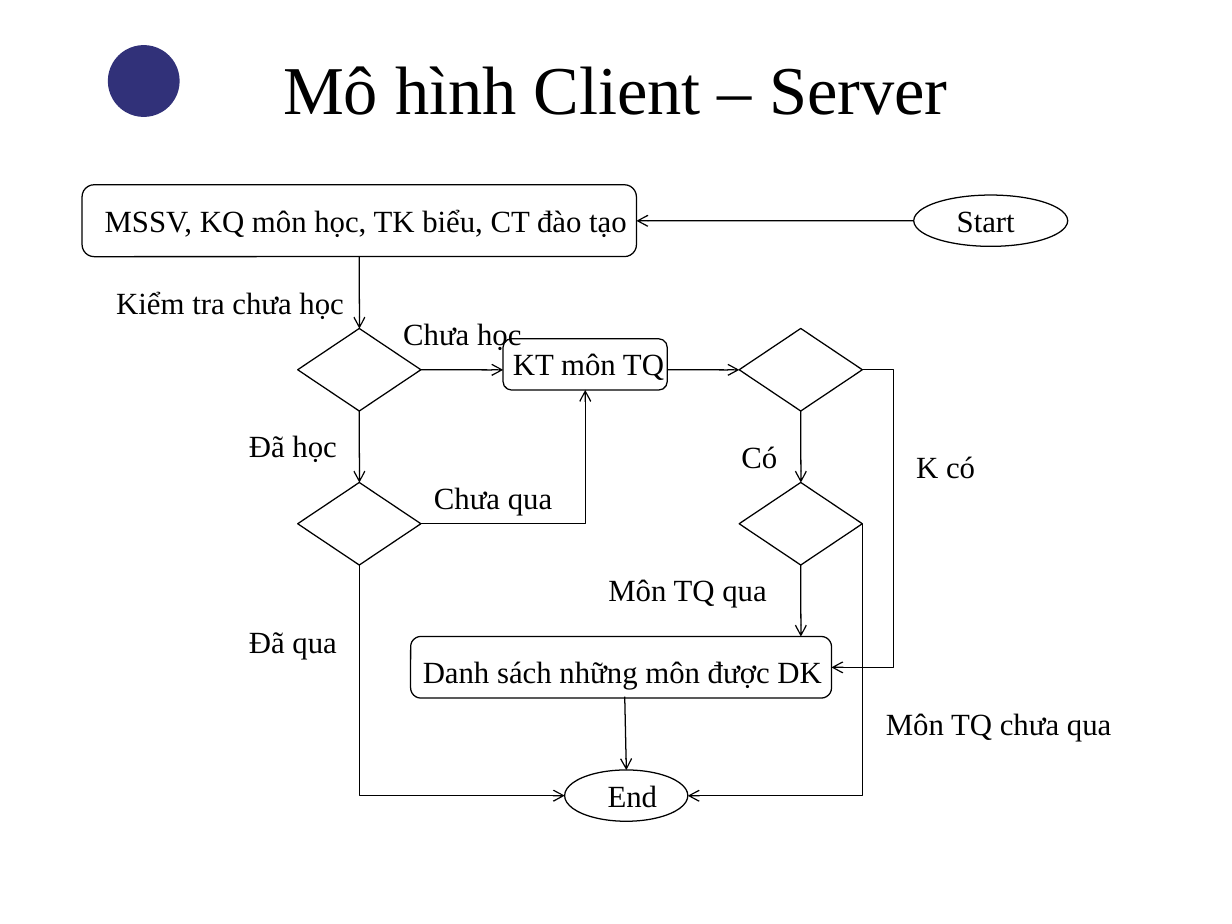
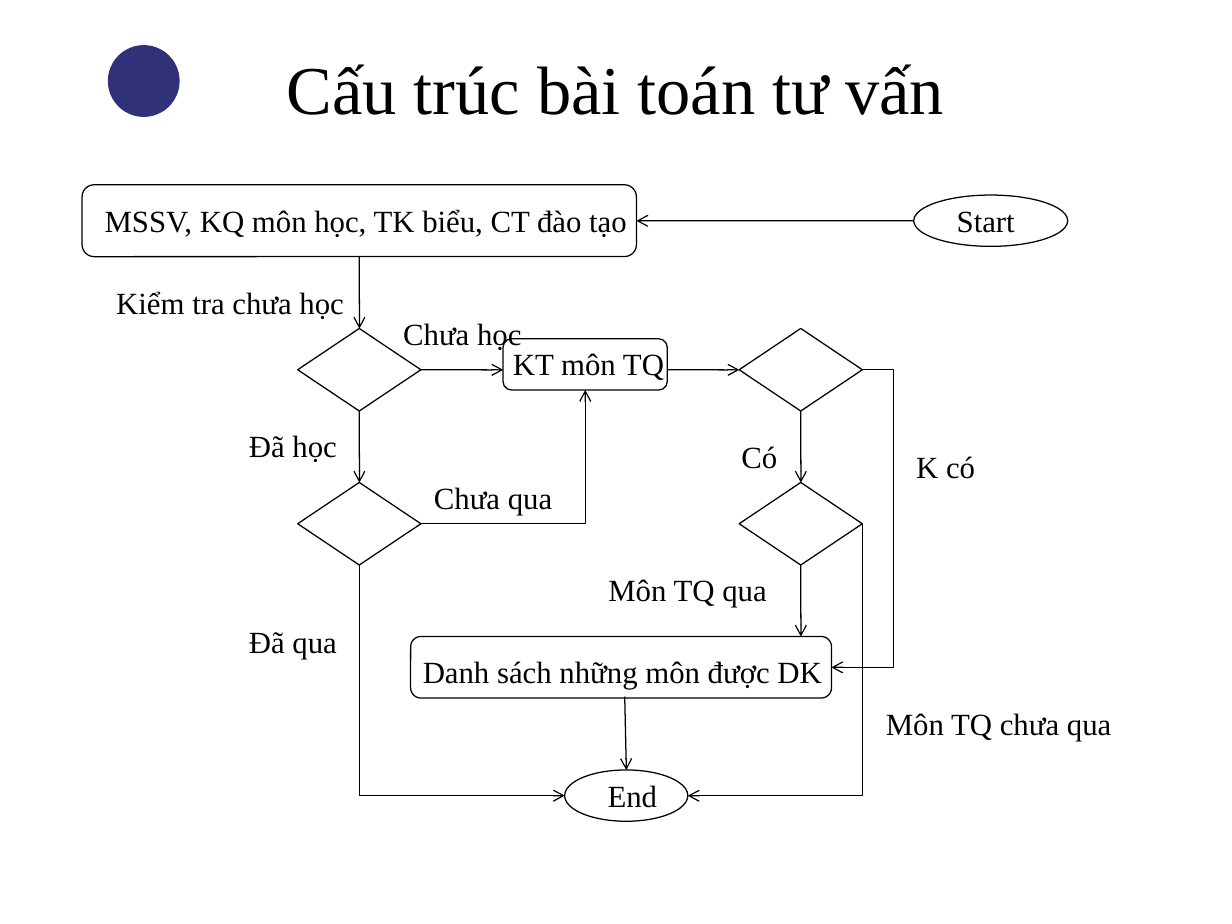
Before and after one commit to thandang/thesis-final, a slide deck: slide 14 of Reports/Slide bao cao.ppt (slide 13 before the commit). Drawn at 1232x924 pixels with LibreOffice and Linux fonts; fonts in the diff are those of the drawing; background and template pictures are left out. Boxes give left, top, right and bottom in pixels: in the first picture for what was removed or moved away, otherwise in the second. Text is boxed around its words. In the diff, an @@ line names an element or a change of style, - is before the commit and + after.

```diff
--- a/Reports/Slide bao cao.ppt
+++ b/Reports/Slide bao cao.ppt
@@ title at <box>286,64,944,115</box>: text changed @@
-Mô hình Client – Server
+Cấu trúc bài toán tư vấn
```
Also in this commit, not shown: 6 other slides changed, 5 slides added, 4 slides removed.
